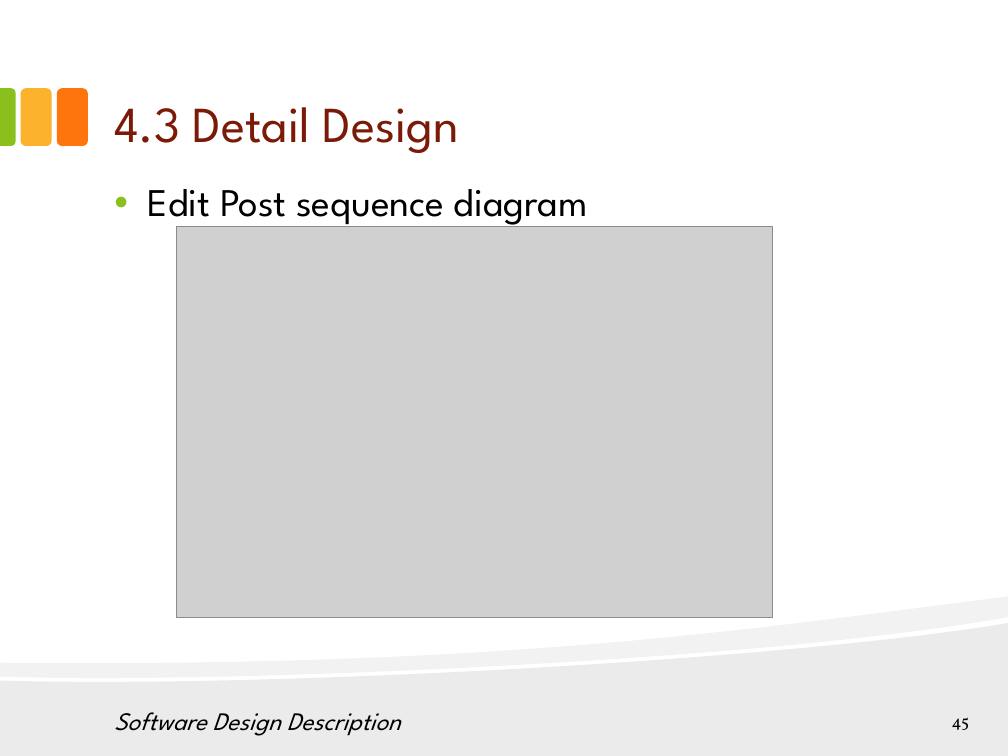
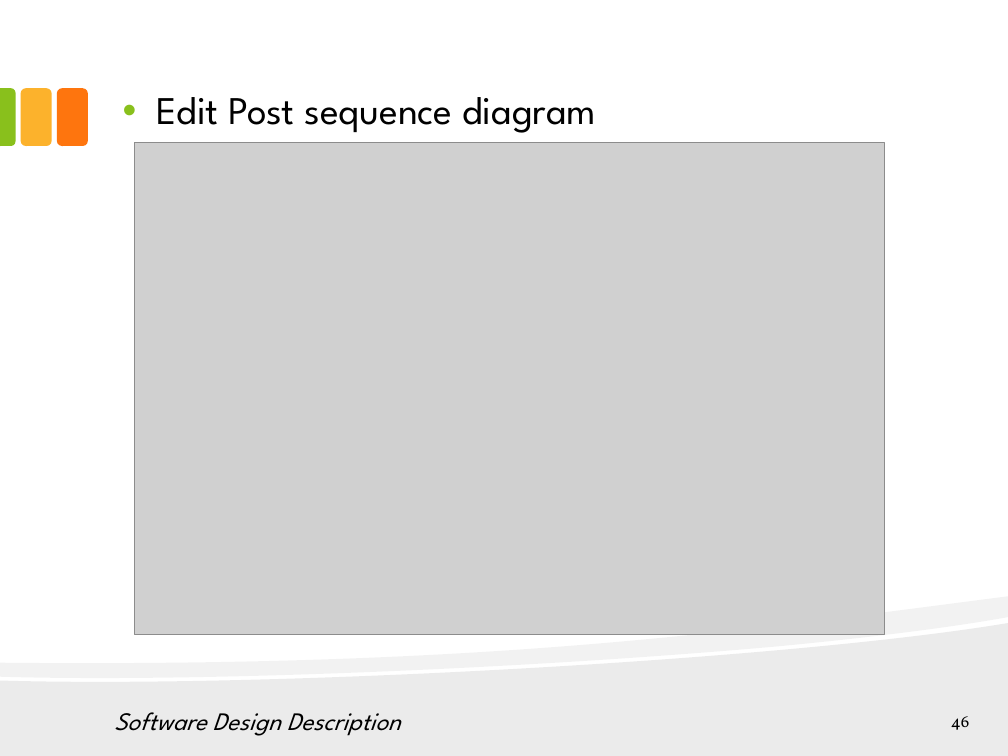
Before and after one commit to hungqcao/Rental-House-Finding, a slide deck: slide 46 of Document/Documentation/Final Document & Report/RHF_Presentation_Final_v1.0.pptx (slide 45 before the commit). Drawn at 1008x756 pixels with LibreOffice and Linux fonts; fonts in the diff are those of the drawing; grey boxes stand for pictures. Boxes give left, top, right and bottom in pixels: in the first picture for what was removed or moved away, otherwise in the second. Text is boxed around its words. In the diff, an @@ line names an element or a change of style, - is before the commit and + after.

```diff
--- a/Document/Documentation/Final Document & Report/RHF_Presentation_Final_v1.0.pptx
+++ b/Document/Documentation/Final Document & Report/RHF_Presentation_Final_v1.0.pptx
@@ text "Edit Post sequence diagram" rewrapped from [148, 189, 588, 229] to [156, 97, 596, 133] @@
@@ title removed at [114, 107, 459, 153] @@
-4.3 Detail Design
@@ picture: place and size @@
-picture at [176, 227, 773, 618]
+picture at [134, 143, 884, 635]
@@ page number at [951, 716, 969, 730]: text changed @@
-45
+46
```
Also in this commit, not shown: 19 other slides changed, 6 slides added, 5 slides removed.
